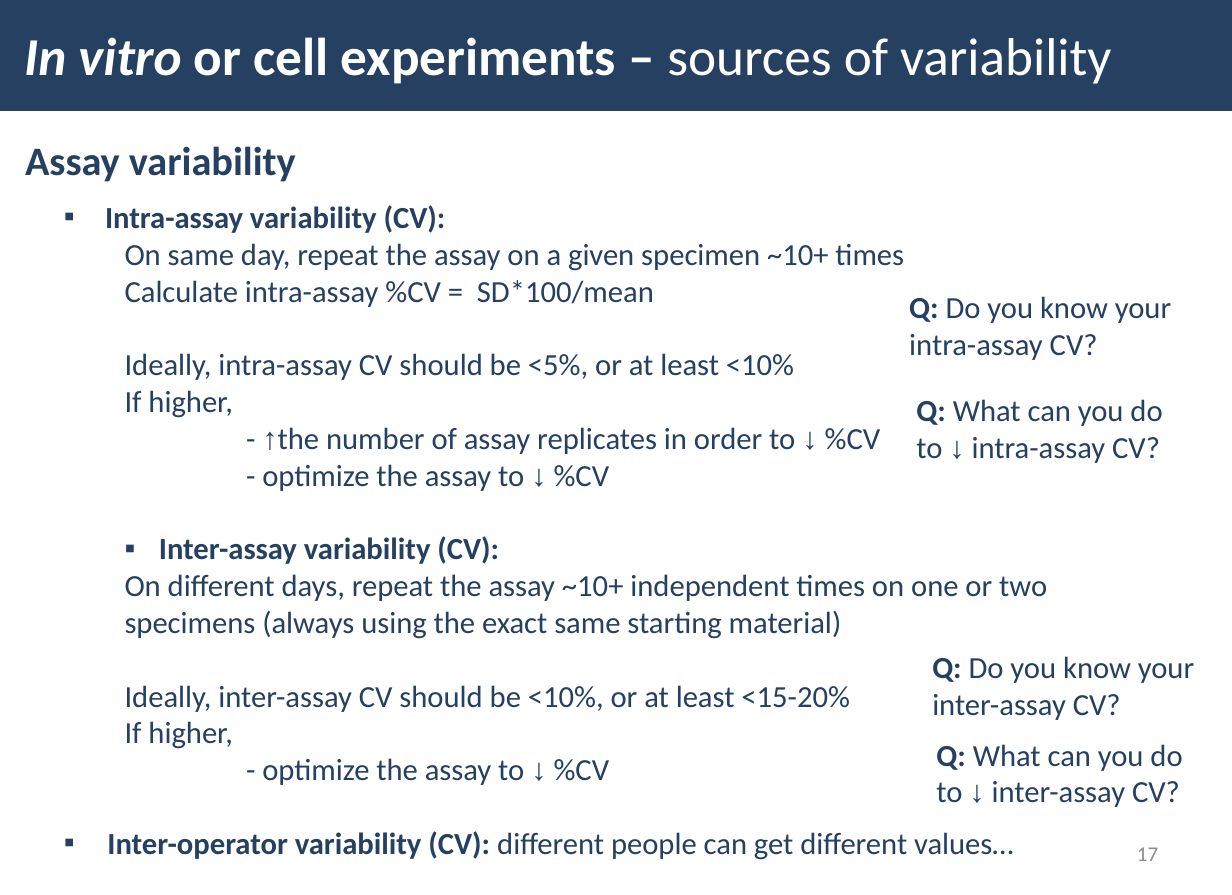
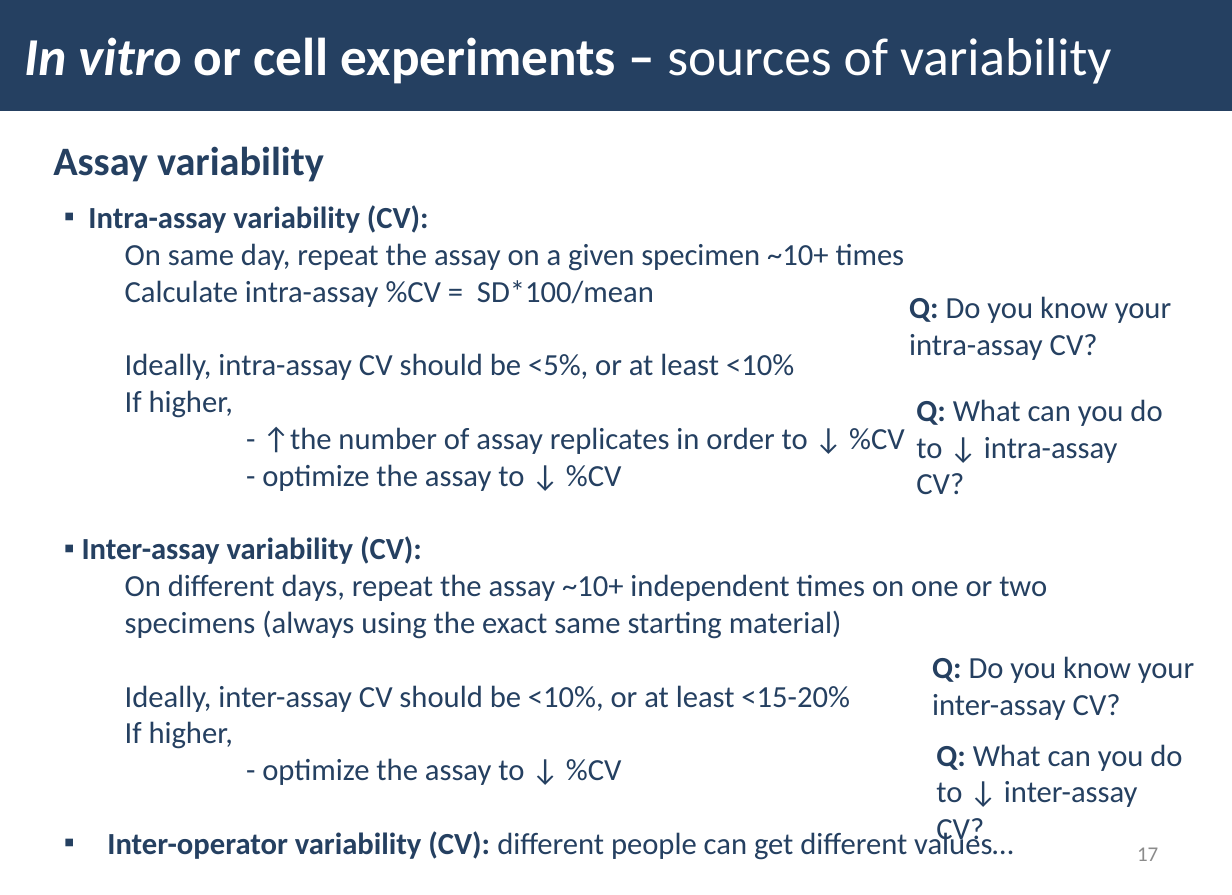
Before and after one commit to UBC-PATH/PATH548L-2026, a slide deck: slide 17 of slides/Module 7 PATH 548L 2026 - study design considerations.pptx. Drawn at 1232x895 pixels with LibreOffice and Linux fonts; fonts in the diff are those of the drawing. Boxes give left, top, right and bottom in pixels: in the first picture for what was removed or moved away, otherwise in the second. Text is boxed around its words. In the diff, an @@ line names an element or a change of style, - is before the commit and + after.

```diff
--- a/slides/Module 7 PATH 548L 2026 - study design considerations.pptx
+++ b/slides/Module 7 PATH 548L 2026 - study design considerations.pptx
@@ text "Assay variability": place and size @@
-text "Assay variability" at [25,146,296,182]
+text "Assay variability" at [53,146,324,182]
@@ text "Intra-assay variability (CV):" at [82,205,1047,860]: font Arial to Calibri in "↑the ↓", "↓", "↓"; indent changed; list level 1 to 2 in "On same day, repeat the ..."; list level 1 to 2 in "Calculate intra-assay %CV = SD*100/mean"; list level 1 to 2 in "Ideally, intra-assay CV should be ..."; list level 1 to 2 in "If higher,"; list level 1 to 2 in "- ↑the number of assay ..."; list level 1 to 2 in "- optimize the assay to ..."; list level 1 to 2 in "On different days, repeat the ..."; list level 1 to 2 in "Ideally, inter-assay CV should be ..." @@
@@ text "Q: What can you do ..." at [916,399,1162,495]: font Arial to Calibri in "↓" @@
@@ text "Q: What can you do ..." at [936,744,1182,847]: font Arial to Calibri in "↓" @@
```
Also in this commit, not shown: 42 other slides changed, 5 other files.
